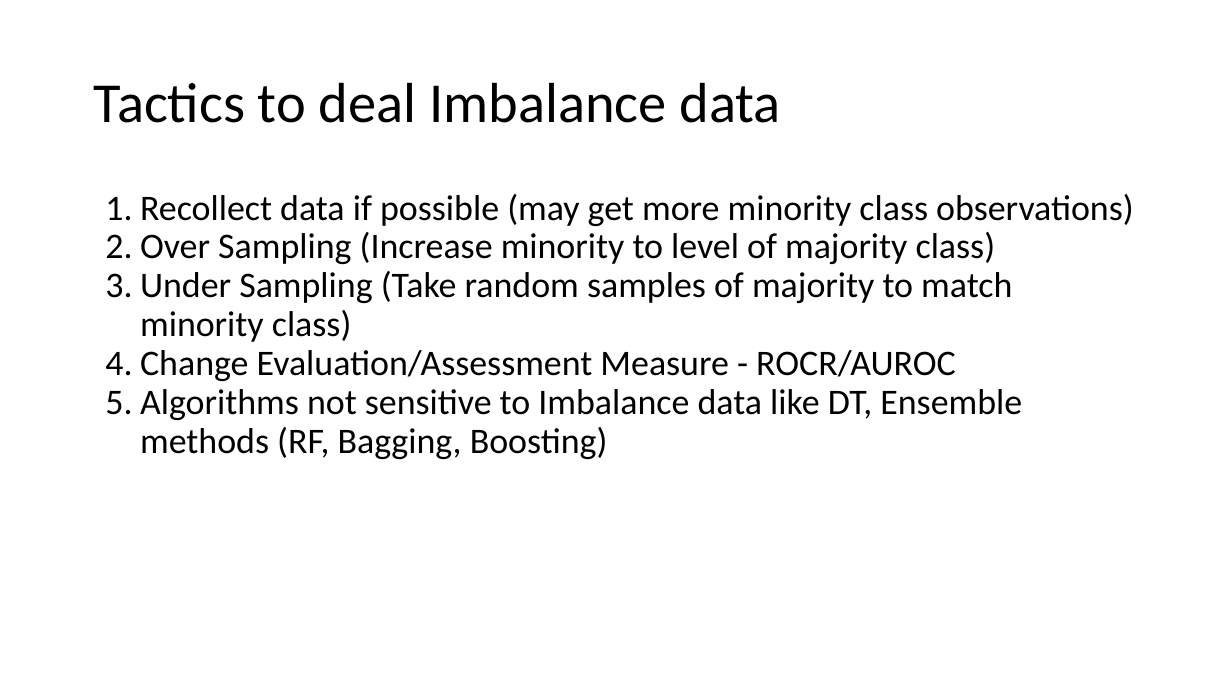
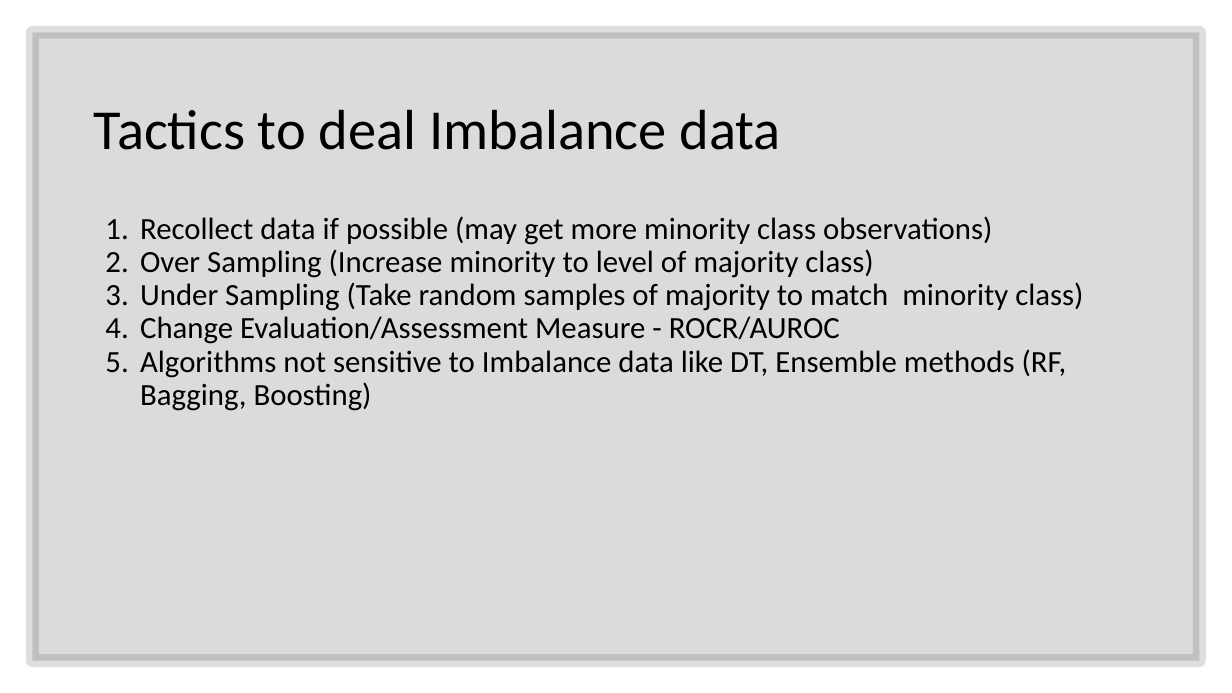
Before and after one commit to SyedNadir/freemium-ab-testing, a slide deck: slide 23 of documents/presentation/Final Presentation.pptx. Drawn at 1232x693 pixels with LibreOffice and Linux fonts; fonts in the diff are those of the drawing. Boxes give left, top, right and bottom in pixels: in the first picture for what was removed or moved away, otherwise in the second. Text is boxed around its words. In the diff, an @@ line names an element or a change of style, - is before the commit and + after.

```diff
--- a/documents/presentation/Final Presentation.pptx
+++ b/documents/presentation/Final Presentation.pptx
@@ rectangle added at box(32, 32, 1200, 661), fill #000000 at 14% opacity, outline #262626 10 pt @@
@@ title "Tactics to deal Imbalance data": place and size @@
-title "Tactics to deal Imbalance data" at box(94, 82, 780, 123)
+title "Tactics to deal Imbalance data" at box(94, 109, 780, 150)
@@ text "Recollect data if possible (may ...": place and size @@
-text "Recollect data if possible (may ..." at box(140, 194, 1133, 459)
+text "Recollect data if possible (may ..." at box(140, 216, 1083, 411)
@@ text "Recollect data if possible (may ..." at box(140, 216, 1083, 411): size 28 to 24 pt @@
```
Also in this commit, not shown: 19 other slides changed, 1 slide added.
